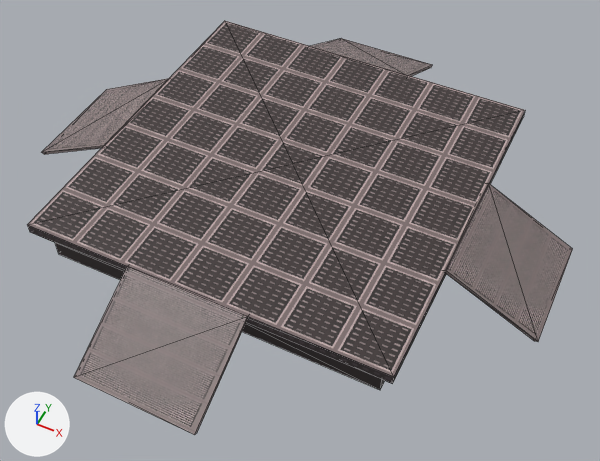
The glTF model assets/Environment/Models/Platform_Room1.glb as it was, and as the next commit left it.
Both versions are drawn from a 50 mm lens placed at (11.3, -21.9, 25.5), pointed at (0.9, -1.2, -0.4). The lights are fixed; the arrows at lower left show +X, +Y and +Z. Mesh edges are drawn as thin lines. Vertices at the same position are counted once.
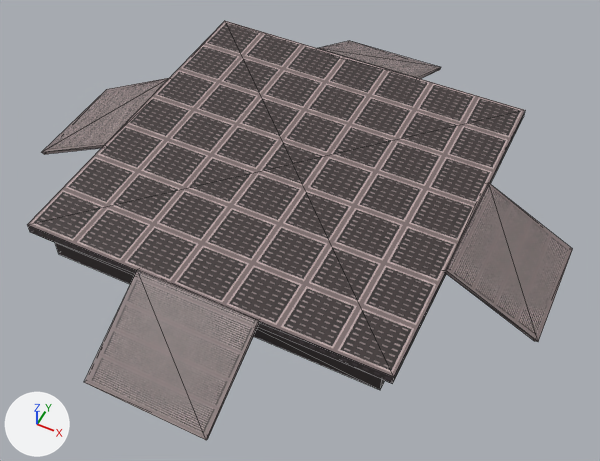
Commit message: Lifted up sides ramp

Pixel boxes (x1, y1, x2, y2) of what changed, in the pictures (600 x 461 px; the box of a moved part takes in the faces that stretch with it):
'Cube.001', reshaped
    before: (27, 21, 573, 435)
    after: (27, 21, 573, 440)
part 1 of me_cube_001, moved or reshaped
    before: (446, 184, 573, 342)
    after: (317, 41, 441, 79)
part 2 of me_cube_001, moved or reshaped
    before: (42, 78, 169, 154)
    after: (84, 270, 259, 440)
part 3 of me_cube_001, moved or reshaped
    before: (74, 267, 248, 435)
    after: (446, 183, 573, 342)
part 4 of me_cube_001, moved or reshaped
    before: (311, 38, 432, 76)
    after: (42, 78, 169, 154)

The change, as a list of edits to the scene's bpy script:
```text
Change me_cube_001:
    where me_cube_001.from_pydata(...)  # 49 vertices, 76 faces; spans x -11.4..11.4, y -11.4..11.4, z -0.1..2.0
    used by ob_cube_001; location = (0.0, 0.0, 0.0)
    me_cube_001 part 1: the loose piece of 8 vertices spanning x 7.4..11.4, y -2.5..2.5, z -0.1..2.0 is turned 90 degrees about the z axis through the mesh origin
    me_cube_001 part 2: the loose piece of 8 vertices spanning x -11.4..-7.4, y -2.5..2.5, z -0.1..2.0 is turned 90 degrees about the z axis through the mesh origin
    me_cube_001 part 3: the loose piece of 8 vertices spanning x -2.9..2.1, y -11.4..-7.4, z -0.1..2.0 is turned 90 degrees about the z axis through its middle, then moved by (9.8, 9.4, 0.0)
    me_cube_001 part 4: the loose piece of 8 vertices spanning x -2.9..2.1, y 7.4..11.4, z -0.1..2.0 is turned 90 degrees about the z axis through its middle, then moved by (-8.9, -9.4, 0.0)
```
